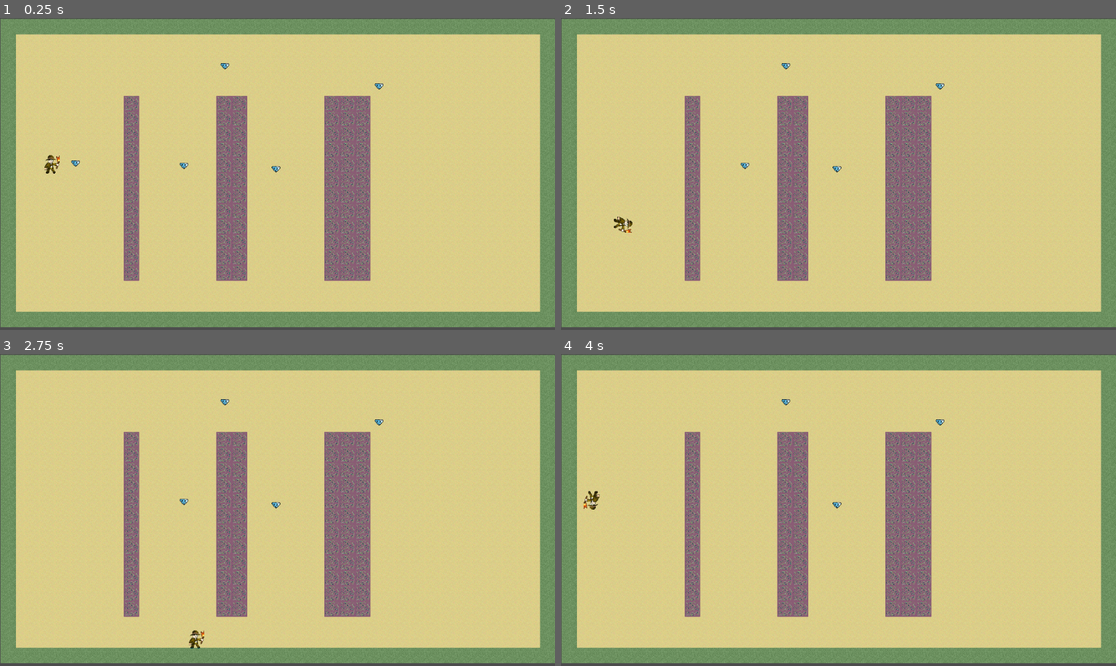
Above: before the commit, frames 1-4 (two rows, left to right).
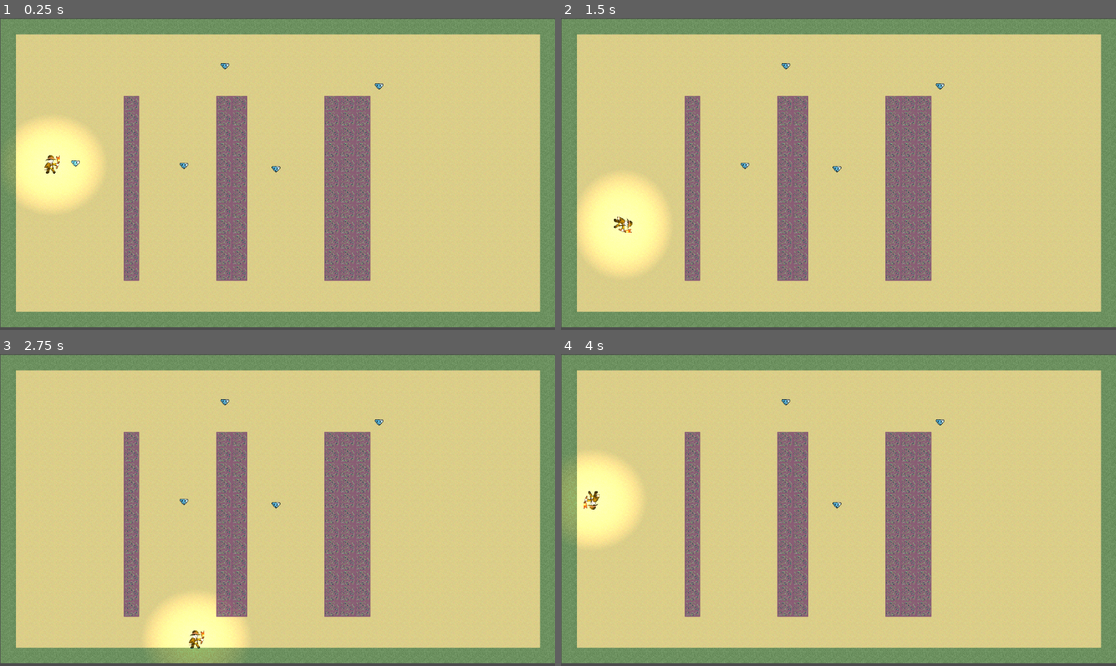
Above: after the commit, the same moments.

Repository: deruitda/LudumDare54
Game: Godot game, scene res://Scenes/prototype_andrew.tscn
Two runs of this game, one before a commit and one after it. Both use one fixed random seed, a clock stepped at 60 frames per second and the inputs below.
Inputs:
- Up to frame 1 (0.25 s): no input
- Up to frame 2 (1.5 s): tap Enter at 0.5 s; hold D (right) 0.53-1.28 s; tap Space (dash) at 0.6, 1.35 s; hold Down (down) from 1.28 s (still down)
- Up to frame 3 (2.75 s): release Down (down) at 2.03 s; hold D (right) from 2.03 s (still down); tap Space (dash) at 2.1 s
- Up to frame 4 (4 s): release D (right) at 2.78 s; hold W (up) 2.78-3.53 s; tap Space (dash) at 2.85, 3.6 s; hold Left (left) from 3.53 s (still down)

The runs differ from the first frame. In frame 1, 3.7% of the frame differs, in the area x 1-19%, y 32-62%; in frame 2, 3.9%, in the area x 3-20%, y 50-82%; in frame 3, 2.9%; in frame 4, 3.2%.

Commit message:
Add door and player lighting

Diff:
--- a/Scenes/player.tscn
+++ b/Scenes/player.tscn
@@ -1,7 +1,8 @@
-[gd_scene load_steps=5 format=3 uid="uid://dgefottiis13l"]
+[gd_scene load_steps=6 format=3 uid="uid://dgefottiis13l"]
 
 [ext_resource type="Script" path="res://Scenes/player.gd" id="1_no7e7"]
 [ext_resource type="Texture2D" uid="uid://c4eo7i4rddsng" path="res://Assets/player-front.png" id="2_5fswc"]
+[ext_resource type="Texture2D" uid="uid://frfmaanob2s5" path="res://Assets/point-light.webp" id="3_ftbf8"]
 
 [sub_resource type="RectangleShape2D" id="RectangleShape2D_e4yxl"]
 size = Vector2(26, 26)
@@ -36,5 +37,11 @@
 [node name="DangerAreaCollisionShape" type="CollisionShape2D" parent="DangerArea"]
 shape = SubResource("RectangleShape2D_xa5vj")
 
+[node name="PointLight2D" type="PointLight2D" parent="."]
+position = Vector2(-0.769234, 0.769222)
+scale = Vector2(0.704327, 0.644231)
+color = Color(0.831373, 0.572549, 0.396078, 1)
+texture = ExtResource("3_ftbf8")
+
 [connection signal="timeout" from="Timer" to="." method="_on_timer_timeout"]
 [connection signal="body_entered" from="DangerArea" to="." method="_on_danger_area_body_entered"]
--- a/Scenes/prototype_andrew.tscn
+++ b/Scenes/prototype_andrew.tscn
@@ -1,11 +1,10 @@
-[gd_scene load_steps=10 format=3 uid="uid://ph53i2f6uxdj"]
+[gd_scene load_steps=9 format=3 uid="uid://ph53i2f6uxdj"]
 
 [ext_resource type="Texture2D" uid="uid://cqcck8q67jpw8" path="res://Assets/Ground.png" id="1_ll0fm"]
 [ext_resource type="Texture2D" uid="uid://bpbrgp6meiw0y" path="res://Assets/tileset.png" id="2_iyr35"]
 [ext_resource type="PackedScene" uid="uid://dgefottiis13l" path="res://Scenes/player.tscn" id="4_bi5ag"]
 [ext_resource type="Script" path="res://Scenes/Spawn.gd" id="4_ipw7y"]
 [ext_resource type="PackedScene" uid="uid://ck43xtmugnhu4" path="res://Scenes/dash_gem.tscn" id="5_u7avs"]
-[ext_resource type="Texture2D" uid="uid://frfmaanob2s5" path="res://Assets/point-light.webp" id="6_grjfr"]
 
 [sub_resource type="TileSetAtlasSource" id="TileSetAtlasSource_14il4"]
 resource_name = "Ground"
--- a/Scenes/prototype_danny.tscn
+++ b/Scenes/prototype_danny.tscn
@@ -115,7 +115,6 @@
 [node name="TileMap" type="TileMap" parent="."]
 position = Vector2(160, 159)
 tile_set = SubResource("TileSet_cqcab")
-collision_visibility_mode = 1
 format = 2
 layer_0/tile_data = PackedInt32Array(-262149, 65537, 0, -196613, 65537, 0, -131077, 65537, 0, -65541, 65537, 0, -5, 655 …(10513 unchanged characters)…
 
Binary file added: Assets/door.png
Not shown: 1 places in Scenes/prototype_danny.tscn that only renumber resources
Not shown, added: Photoshop/door.psd
